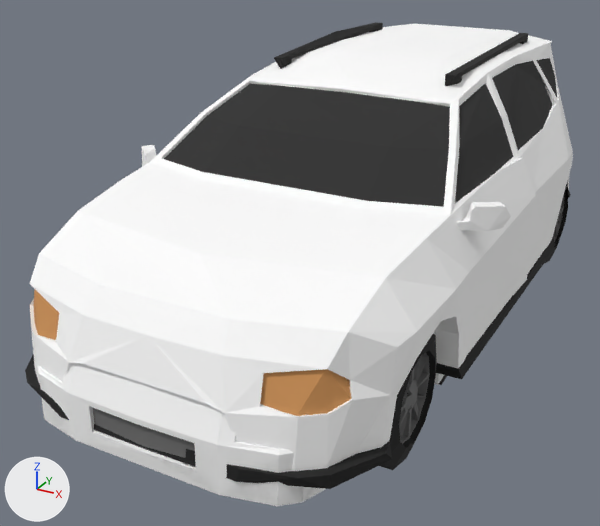
An edit to the glTF model public/assets/quaternius/city-cars/cars.glb, drawn before and after from the same camera.
Rendered twice from a 50 mm lens placed at (1.93, -4.26, 2.32), pointed at (-0.23, -0.33, 0.36). The lights are fixed; the arrows at lower left show +X, +Y and +Z. The picture after the commit comes second. Where no turn or scale is listed for an object, it has been applied to the vertices. Vertices at exactly the same position are counted once.

Objects in the first picture: 'NormalCar1', 'SUV', 'Taxi' and 1 more.
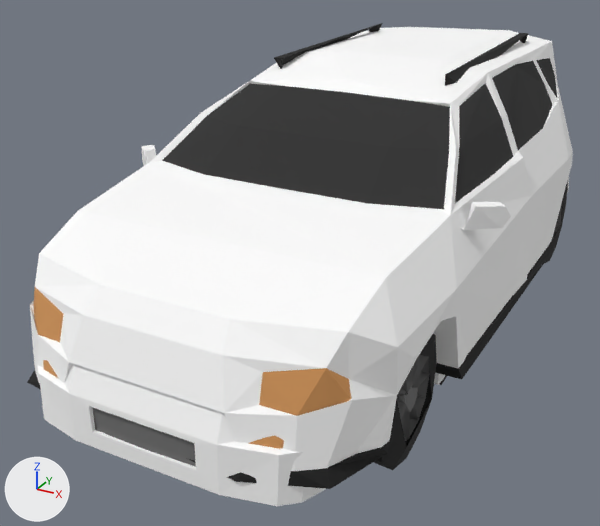
Where the newer file only moved an object's origin or applied its transform, the numbers keep the older frame.

Where the change shows, as pixel boxes [x1, y1, x2, y2] in the pictures (600 x 526 px):
'SUV', reshaped: before [25, 22, 573, 489]; after [27, 23, 573, 489]
'Taxi', reshaped: before [39, 338, 312, 506]; after [37, 340, 326, 506]
part 1 of me_normalcar1, deleted: before [38, 339, 325, 502]
part 2 of me_suv, cut back: before [25, 22, 571, 489]
part 3 of me_taxi, cut back (mostly hidden): before [42, 338, 312, 502]

What changed in the scene script:
```text
Change me_normalcar1:
    used by ob_normalcar1; location = (0.0, 0.0, 0.588)
    remove me_normalcar1.from_pydata(...)  # 909 vertices, 1790 faces; spans x -0.9..0.9, y -2.11..2.11, z -0.59..0.59
    add me_normalcar1.from_pydata(...)  # 676 vertices, 1314 faces; spans x -0.9..0.9, y -2.1..2.11, z -0.59..0.59
    me_normalcar1 part 1: 233 vertices removed from x -0.85..0.85, y -2.11..2.11, z -0.55..0.56
Change me_suv:
    used by ob_suv; location = (0.0, 0.006, 0.764)
    remove me_suv.from_pydata(...)  # 1011 vertices, 1987 faces; spans x -1.06..1.06, y -2.1..2.1, z -0.76..0.76
    add me_suv.from_pydata(...)  # 720 vertices, 1394 faces; spans x -1.06..1.06, y -2.1..2.08, z -0.76..0.75
    me_suv part 2: 295 vertices removed from x -0.98..0.98, y -2.1..2.1, z -0.72..0.76; 4 vertices added at x -0.78..0.66, y 1.34..1.8, z 0.25..0.37
Change me_taxi:
    used by ob_taxi; location = (0.0, 0.0, 0.655)
    remove me_taxi.from_pydata(...)  # 1018 vertices, 1974 faces; spans x -0.9..0.9, y -2.11..2.11, z -0.66..0.66
    add me_taxi.from_pydata(...)  # 757 vertices, 1448 faces; spans x -0.9..0.9, y -2.1..2.11, z -0.66..0.66
    me_taxi part 3: 153 vertices removed from x -0.85..0.85, y -2.11..0.24, z -0.62..0.66; 1 vertex added at x -0.83, y -0.19, z -0.49
    other edits to the shape of me_taxi do not show in these pictures
```
